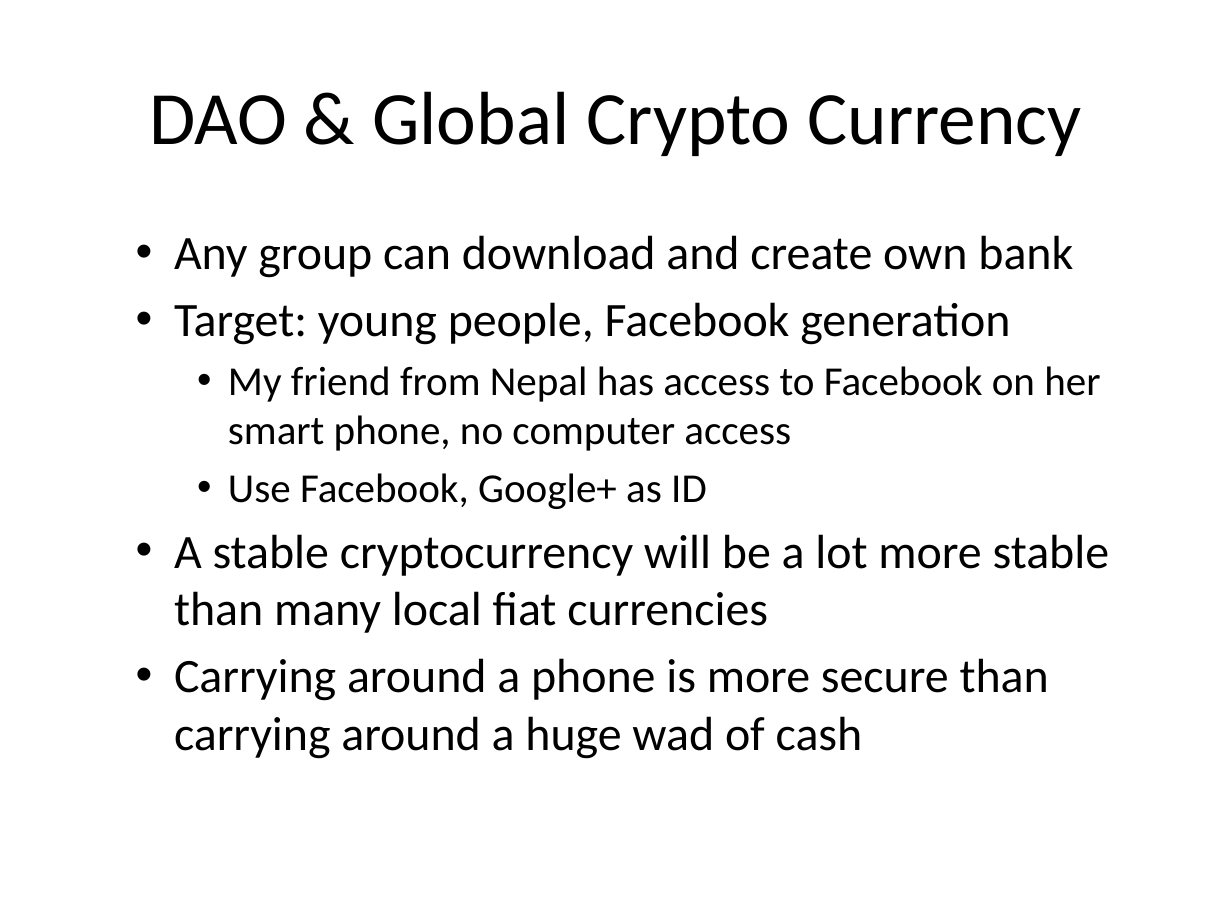
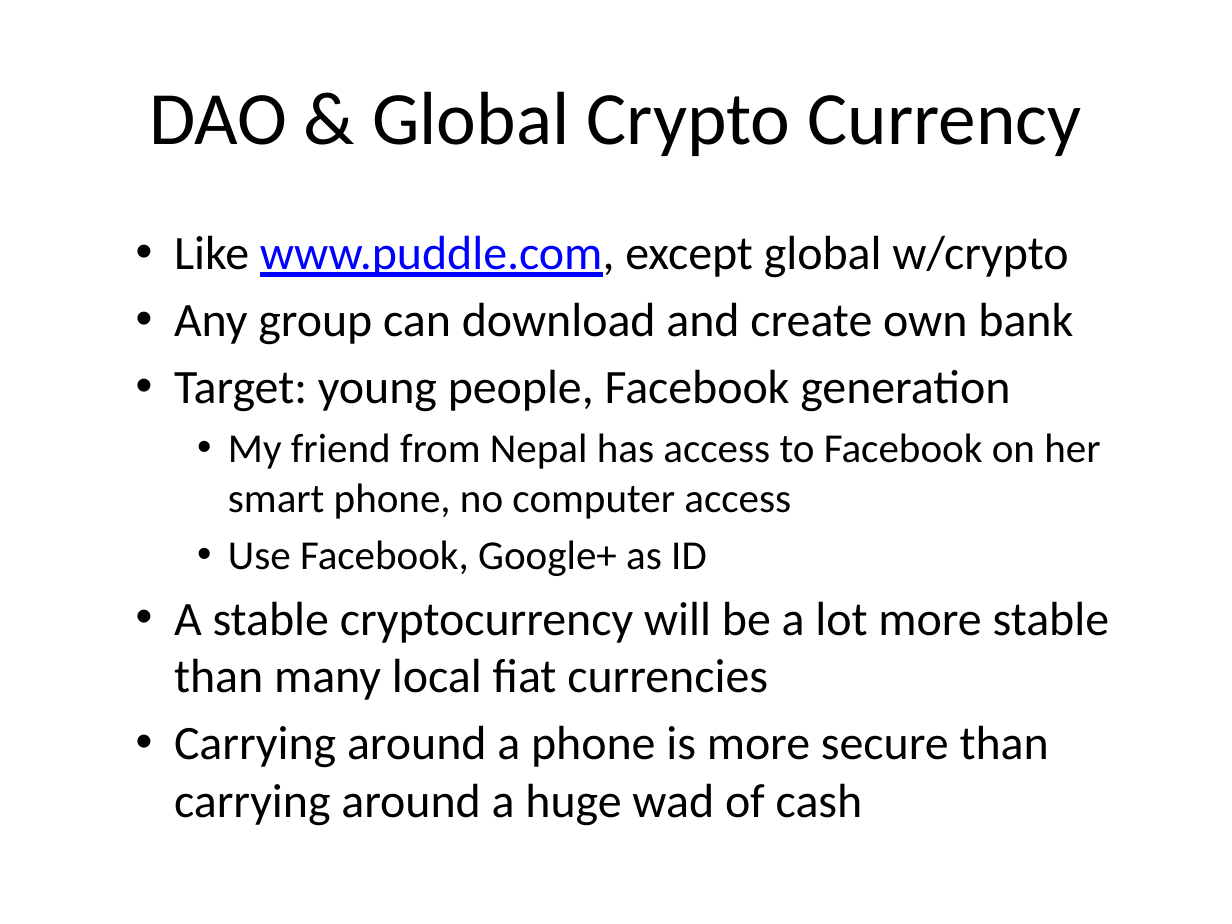
Before and after one commit to huang-pan/village-bank, a slide deck: slide 8 of Village Bank.pptx. Drawn at 1232x924 pixels with LibreOffice and Linux fonts; fonts in the diff are those of the drawing. Boxes give left, top, right and bottom in pixels: in the first picture for what was removed or moved away, otherwise in the second. Text is boxed around its words. In the diff, an @@ line names an element or a change of style, - is before the commit and + after.

```diff
--- a/Village Bank.pptx
+++ b/Village Bank.pptx
@@ text at bbox=[174, 235, 1068, 278]: paragraph added @@
+  • Like www.puddle.com, except global w/crypto
```
Also in this commit, not shown: 3 other slides changed, 1 other file.
